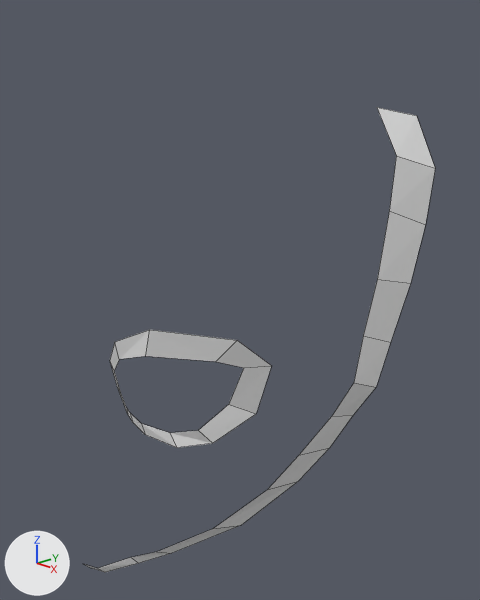
The Blender file anime_character_miabel.blend, before and after one commit.
Rendered twice from a 50 mm camera at (0.269, -0.256, 1.859) aimed at (0.052, -0.051, 1.764). Lighting does not change. The marker at lower left points along +X, +Y and +Z. Mesh edges are drawn as thin lines.

Script lines for the objects in view, before the commit:
```python
me_plane = bpy.data.meshes.new('Plane')
me_plane.from_pydata(...)  # 52 vertices, 25 faces; spans x 0.0..0.115, y -0.116..0.012, z 1.615..1.851
# before: 24 (0.091, -0.007, 1.851) at pixel (376, 107), 26 (0.106, -0.011, 1.832) at pixel (396, 155)
ob_plane = bpy.data.objects.new('Plane', me_plane)
ob_plane.location = (0.0, 0.0, 0.0)
```
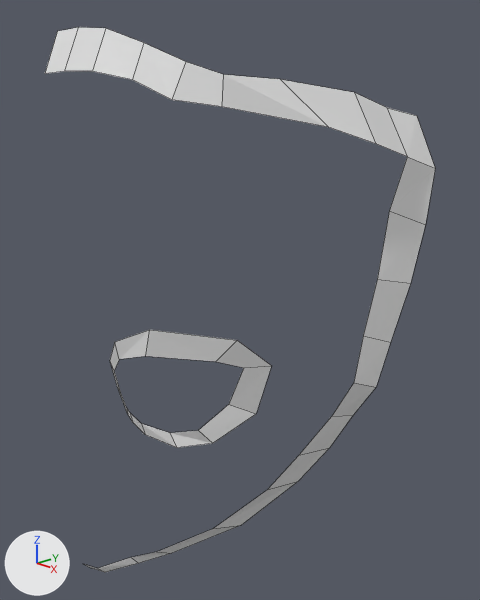
Commit message: Created another line of faces - outlining the forehead.

Boxes [x1, y1, x2, y2] around the edits, measured in the pictures (480 x 600 px):
'Plane', reshaped (11% wider, 17% taller)
    before: [84, 107, 435, 572]
    after: [45, 27, 435, 572]
part 1 of me_plane, built on
    before: [377, 107, 435, 224]
    after: [45, 27, 435, 224]

The change, as a list of edits to the scene's bpy script:
```text
Change me_plane:
    where me_plane.from_pydata(...)  # 52 vertices, 25 faces; spans x 0.0..0.115, y -0.116..0.012, z 1.615..1.851
    used by ob_plane; location = (0.0, 0.0, 0.0)
    verts and faces of me_plane; kept vertices keep their numbers, new ones are numbered from 52
    me_plane part 1
    add verts[24] = (0.097, -0.007, 1.851)  # moved, pixel (386, 107)
    add verts[26] = (0.111, -0.011, 1.832)  # moved, pixel (407, 156)
    add verts[52] = (0.095, -0.028, 1.857)  # pixel (354, 92)
    add verts[53] = (0.11, -0.031, 1.838)  # pixel (375, 143)
    add verts[54] = (0.088, -0.064, 1.862)  # pixel (280, 79)
    add verts[55] = (0.103, -0.053, 1.845)  # pixel (328, 127)
    add verts[56] = (0.082, -0.087, 1.863)  # pixel (223, 74)
    add verts[57] = (0.084, -0.09, 1.852)  # pixel (221, 106)
    add verts[58] = (0.072, -0.097, 1.868)  # pixel (185, 61)
    add verts[59] = (0.072, -0.104, 1.855)  # pixel (171, 99)
    add verts[60] = (0.058, -0.105, 1.874)  # pixel (143, 42)
    add verts[61] = (0.058, -0.11, 1.862)  # pixel (132, 79)
    add verts[62] = (0.039, -0.108, 1.88)  # pixel (105, 28)
    add verts[63] = (0.039, -0.115, 1.865)  # pixel (92, 71)
    add verts[64] = (0.018, -0.107, 1.882)  # pixel (78, 27)
    add verts[65] = (0.018, -0.115, 1.865)  # pixel (64, 71)
    add verts[66] = (0.002, -0.107, 1.881)  # pixel (57, 31)
    add verts[67] = (0.002, -0.115, 1.864)  # pixel (44, 73)
    add faces += [(24, 52, 53, 26), (52, 54, 55, 53), (54, 56, 57, 55), (56, 58, 59, 57), (58, 60, 61, 59), (60, 62, 63, 61)]
    add faces += [(62, 64, 65, 63), (64, 66, 67, 65)]
```
